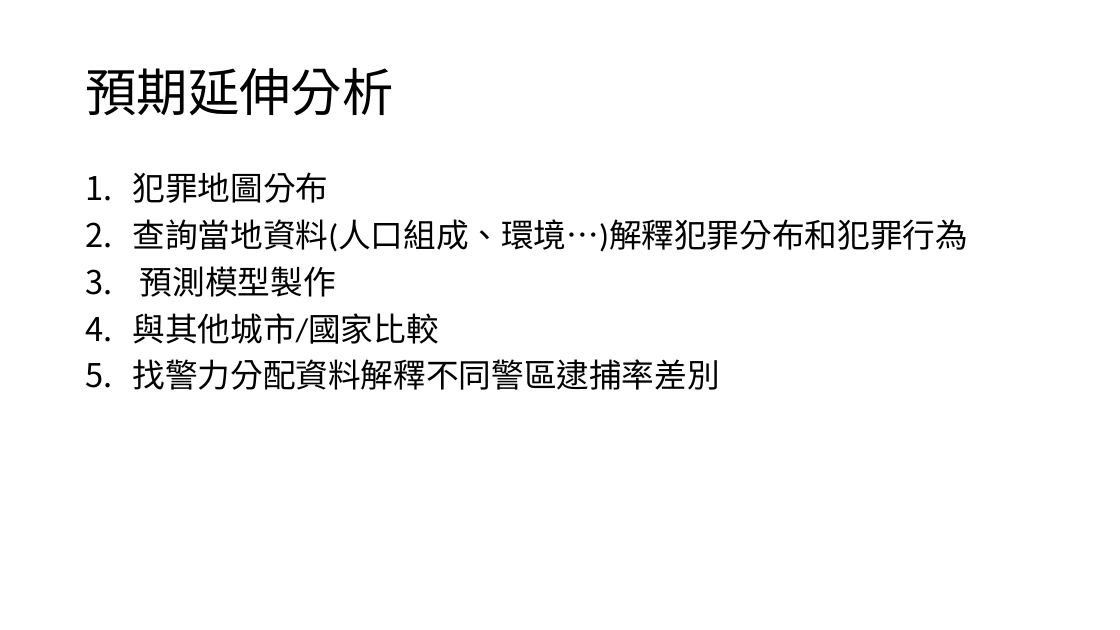
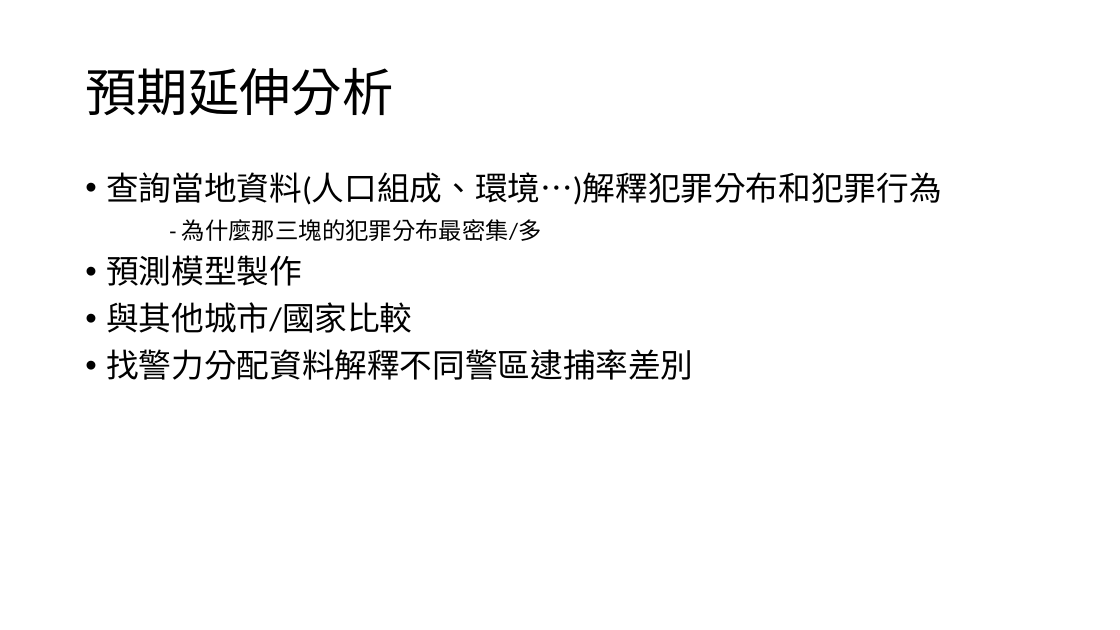
Before and after one commit to oliveyuan/NTU_R_Course_2018, a slide deck: slide 13 of week_6,7,8/Chicago crime data/芝加哥犯罪分析報告.pptx (slide 12 before the commit). Drawn at 1120x630 pixels with LibreOffice and Linux fonts; fonts in the diff are those of the drawing. Boxes give left, top, right and bottom in pixels: in the first picture for what was removed or moved away, otherwise in the second. Text is boxed around its words. In the diff, an @@ line names an element or a change of style, - is before the commit and + after.

```diff
--- a/week_6,7,8/Chicago crime data/芝加哥犯罪分析報告.pptx
+++ b/week_6,7,8/Chicago crime data/芝加哥犯罪分析報告.pptx
@@ text at bbox=[106, 172, 941, 380]: bullet 1. to • @@
@@ text at bbox=[133, 172, 329, 203]: paragraph removed @@
-1. 犯罪地圖分布
@@ text at bbox=[182, 219, 542, 241]: paragraph added @@
+- 為什麼那三塊的犯罪分布最密集/多
```
Also in this commit, not shown: 1 other slide changed, 1 slide added, 4 other files.
